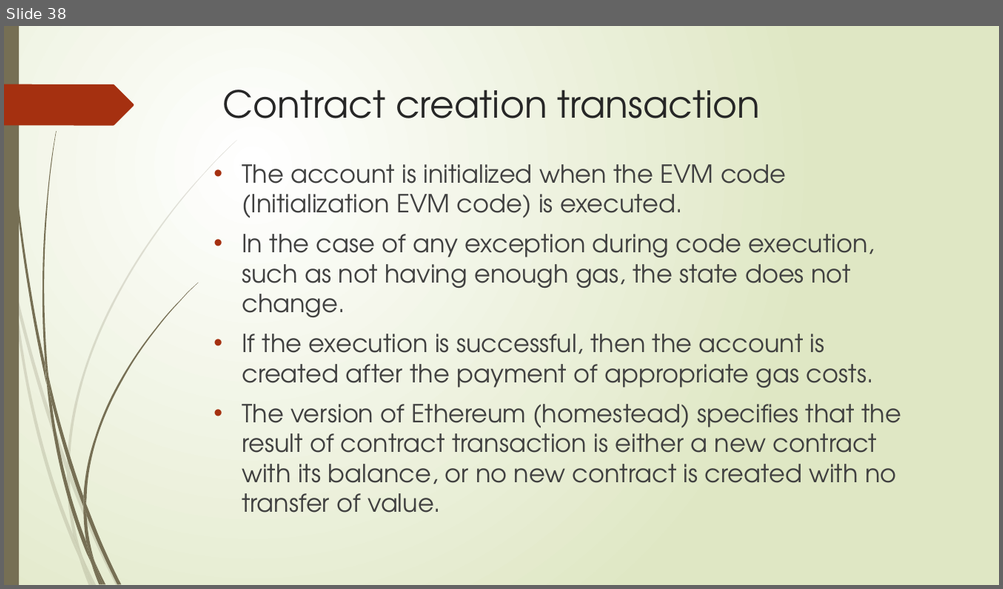
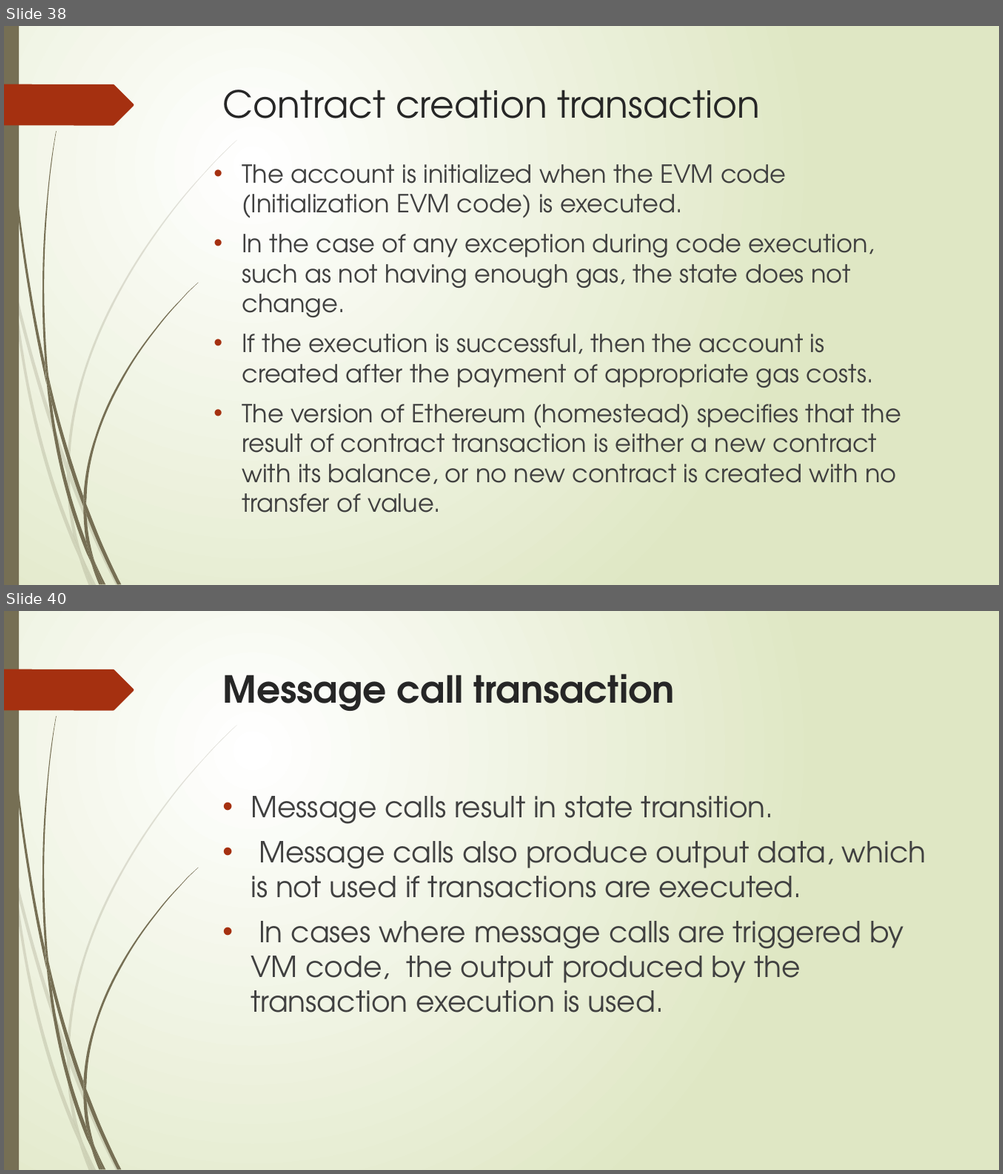
Before and after one commit to sarangparikh22/nmit-blockchain, a slide deck: Distributed Systems 101/Ethereum 101.pptx. Shown one above the other, each under a label of ours: slide 38 before the commit, slides 38 and 40 after it; the slides between them are not shown. The pictures are 1003x589 and 1003x1174 pixels, drawn with LibreOffice and Linux fonts; fonts in the diff are those of the drawing. Boxes give left, top, right and bottom in pixels: in the first picture for what was removed or moved away, otherwise in the second. Text is boxed around its words. In the diff, an @@ line names an element or a change of style, - is before the commit and + after.

```diff
--- a/Distributed Systems 101/Ethereum 101.pptx
+++ b/Distributed Systems 101/Ethereum 101.pptx
@@ slide 40 added at [4,611,999,1170], background gradient #FFFFFF to #DFE8C4; not listed: 24 template elements that a slide beside it also shows @@
@@ title added at [223,674,674,711], 36 pt, text #262626, bold @@
+Message call transaction
@@ text added at [250,796,925,1013], 28 pt, text #404040 @@
+• Message calls result in state transition.
+• Message calls also produce output data, which is not used if transactions are executed.
+• In cases where message calls are triggered by VM code, the output produced by the transaction execution is used.
```
Also in this commit, not shown: 4 slides changed, 90 other slides added, 1 other file.
